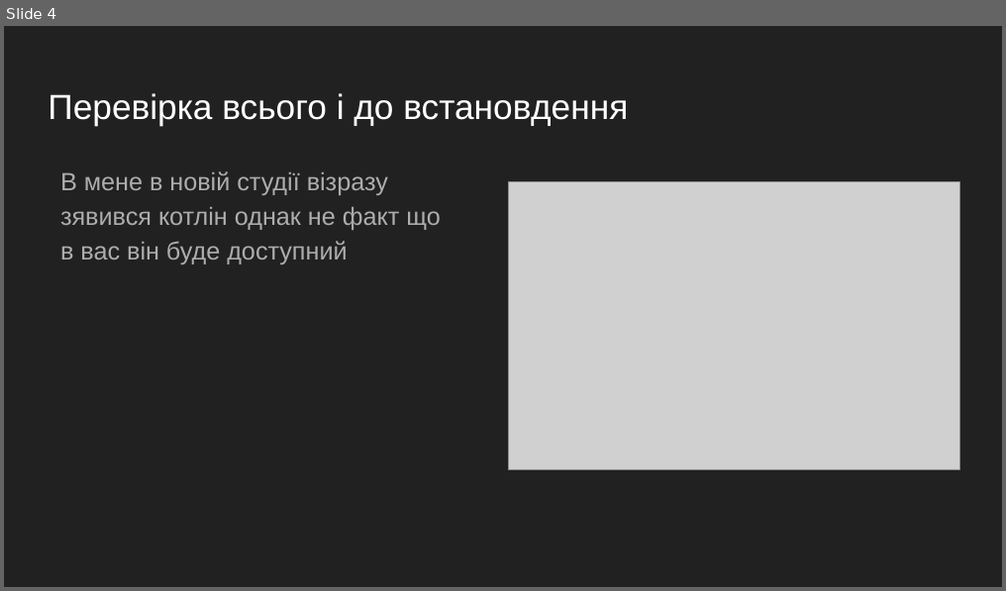
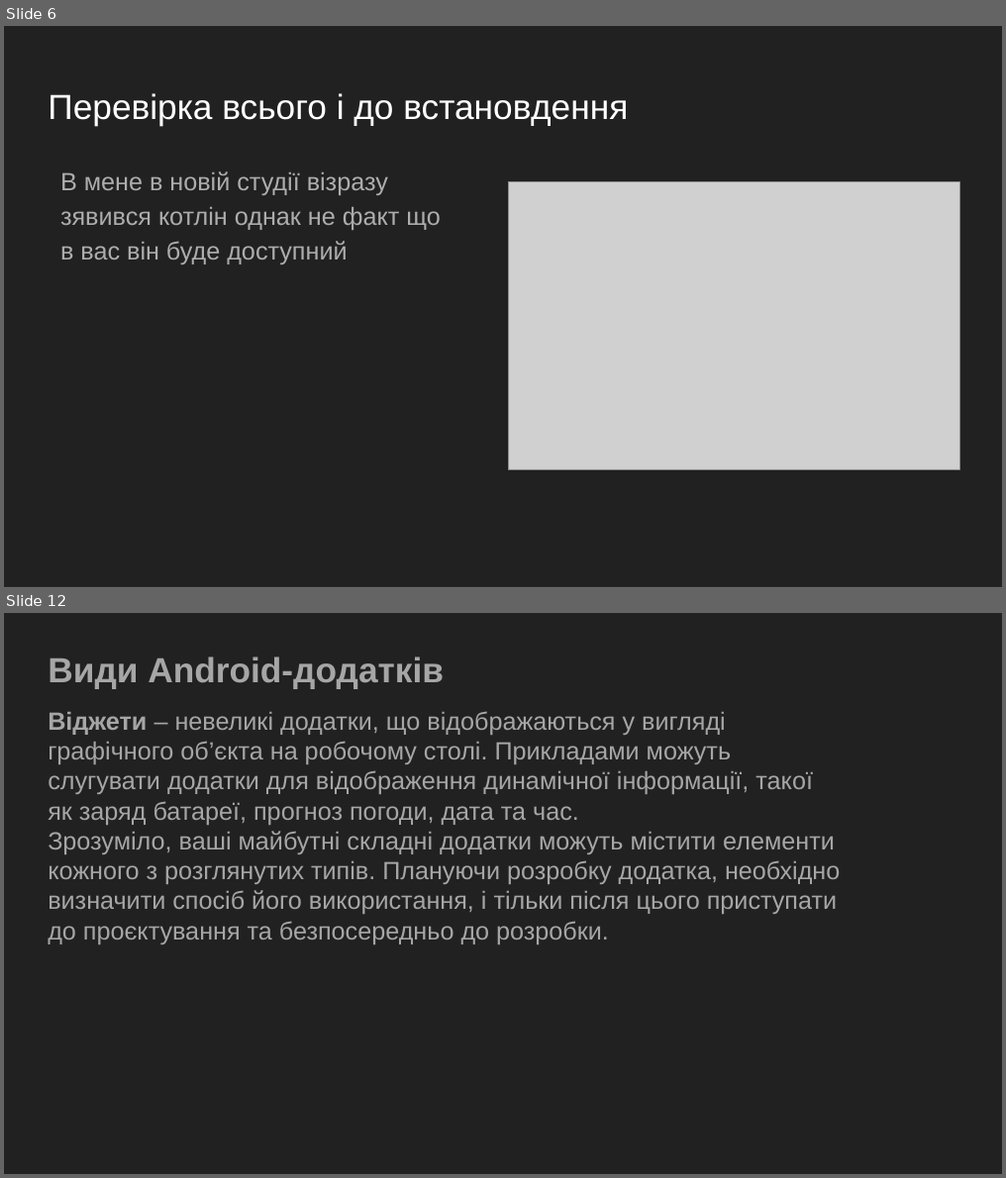
Before and after one commit to GeorgKantsedal/MMP-KKS-tasks, a slide deck: lectures materials/cross platform programming/3. Android studio setup.pptx. Shown one above the other, each under a label of ours: slide 4 before the commit, slides 6 and 12 after it; the slides between them are not shown. The pictures are 1006x591 and 1006x1178 pixels, drawn with LibreOffice and Linux fonts; fonts in the diff are those of the drawing; grey boxes stand for pictures. Boxes give left, top, right and bottom in pixels: in the first picture for what was removed or moved away, otherwise in the second. Text is boxed around its words. In the diff, an @@ line names an element or a change of style, - is before the commit and + after.

```diff
--- a/lectures materials/cross platform programming/3. Android studio setup.pptx
+++ b/lectures materials/cross platform programming/3. Android studio setup.pptx
@@ slide 12 added at box(4, 613, 1002, 1174), background #212121 @@
@@ title added at box(48, 657, 444, 689), 25.2 pt, text #A6A6A6, bold @@
+Види Android-додатків
@@ text added at box(48, 712, 840, 945), 18 pt, text #A6A6A6 @@
+Віджети – невеликі додатки, що відображаються у вигляді графічного об’єкта на робочому столі. Прикладами можуть слугувати додатки для відображення динамічної інформації, такої як заряд батареї, прогноз погоди, дата та час.
+Зрозуміло, ваші майбутні складні додатки можуть містити елементи кожного з розглянутих типів. Плануючи розробку додатка, необхідно визначити спосіб його використання, і тільки після цього приступати до проєктування та безпосередньо до розробки.
@@ what was slide 4 is now slide 6 @@
```
Also in this commit, not shown: 16 other slides added, 2 slides removed.
